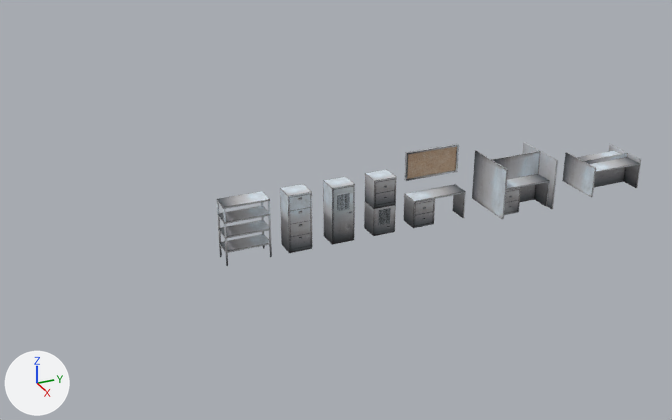
A saved change to the FBX model Assets/Models/Props/Office.fbx.
Both versions are drawn from a 50 mm lens placed at (50.5, -22.9, 27.3), pointed at (-0.7, 0.1, 1.8). Arrows for +X, +Y and +Z are at lower left; the lights stay in place.

Before the edit, the objects in view are built like this:
```python
ob_board = bpy.data.objects.new('Board', me_locker_004)
ob_board.location = (-0.72, 7.2, 4.0)
ob_drawer = bpy.data.objects.new('Drawer', me_locker_002)
ob_drawer.location = (0.0, 3.0, 2.0)
ob_filingcabinet = bpy.data.objects.new('FilingCabinet', me_locker_005)
ob_filingcabinet.location = (0.0, -3.0, 0.0)
ob_locker = bpy.data.objects.new('Locker', me_locker)
ob_locker.location = (0.0, 0.0, 0.0)
ob_officecubicle = bpy.data.objects.new('OfficeCubicle', me_officecubicle)
ob_officecubicle.location = (0.0, 13.57, 0.0)
ob_officedesk = bpy.data.objects.new('OfficeDesk', me_locker_003)
ob_officedesk.location = (0.0, 7.58, 0.0)
ob_reception = bpy.data.objects.new('Reception', me_officecubicle_001)
ob_reception.location = (0.0, 21.57, 0.0)
ob_shelves = bpy.data.objects.new('Shelves', me_cube_011)
ob_shelves.location = (0.0, -6.5, 0.0)
ob_smalllocker = bpy.data.objects.new('SmallLocker', me_locker_001)
ob_smalllocker.location = (0.0, 3.0, 0.0)
```
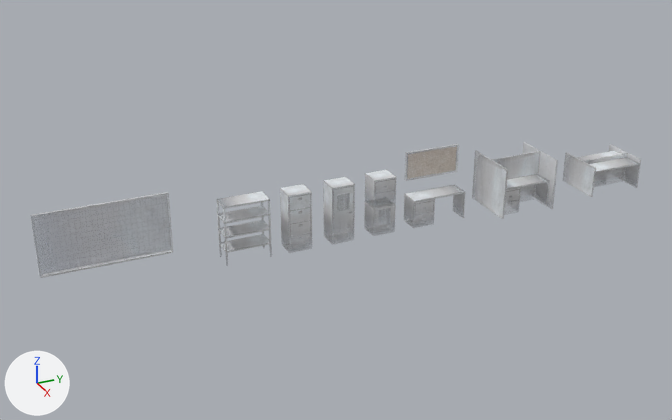
What differs and where, as boxes [x1, y1, x2, y2] in the pictures (672 x 420 px):
'WritingBoard', added
    after: [31, 192, 173, 278]
'OfficeCubicle', surface changed
    both: [472, 142, 558, 219]
'Reception', surface changed
    both: [562, 144, 641, 197]
'Shelves', surface changed
    both: [217, 191, 272, 266]
'FilingCabinet', surface changed
    both: [280, 187, 312, 253]
'Locker', surface changed
    both: [323, 177, 355, 245]
'OfficeDesk', surface changed
    both: [404, 184, 466, 228]
'Board', surface changed (brown to grey)
    both: [405, 144, 459, 181]
'Drawer', surface changed
    both: [365, 170, 396, 209]
'SmallLocker', surface changed
    both: [364, 197, 396, 236]

Diff of the bpy script that builds the scene:
```diff
--- a/Assets/Models/Props/Office.fbx.py
+++ b/Assets/Models/Props/Office.fbx.py
@@ img_livingspaces_atlas_png @@
-img_livingspaces_atlas_png = load_image('livingSpaces_ATLAS.png', '../../Textures/Props/livingSpaces_ATLAS.png', 1024, 1024, 'sRGB')
+img_livingspaces_atlas_png = load_image('livingSpaces_ATLAS.png', '../../Textures/Props/livingSpaces_ATLAS.png', 1024, 1024, 'Non-Color')
@@ mat_material_004 @@
 n0 = _N.new('ShaderNodeBsdfPrincipled'); n0.name = 'Principled BSDF'
 n2.image = img_livingspaces_atlas_png
+n3 = _N.new('ShaderNodeTexImage'); n3.name = 'Image Texture.001'
+n3.image = img_livingspaces_atlas_png
 _L.new(n2.outputs[0], n0.inputs[0])  # 'Color' to 'Base Color'
 _L.new(n0.outputs[0], n1.inputs[0])  # 'BSDF' to 'Surface'
+_L.new(n3.outputs[0], n0.inputs[4])  # 'Color' to 'Alpha'
@@ me_locker_006 @@
+me_locker_006.from_pydata(...)  # 24 vertices, 19 faces; spans x 0.0..0.42, y -4.0..4.0, z -3.0..1.0
+me_locker_006.materials.append(mat_material_004)
@@ ob_writingboard @@
+ob_writingboard = bpy.data.objects.new('WritingBoard', me_locker_006)
+ob_writingboard.location = (-0.72, -15.0, 4.0)
```
